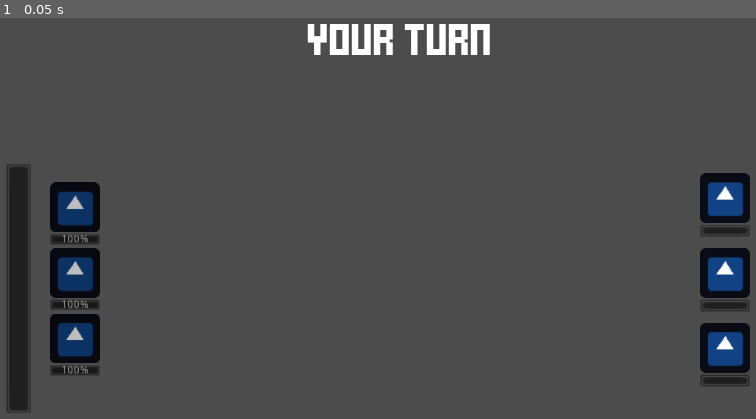
Above: before the commit, frame 1.
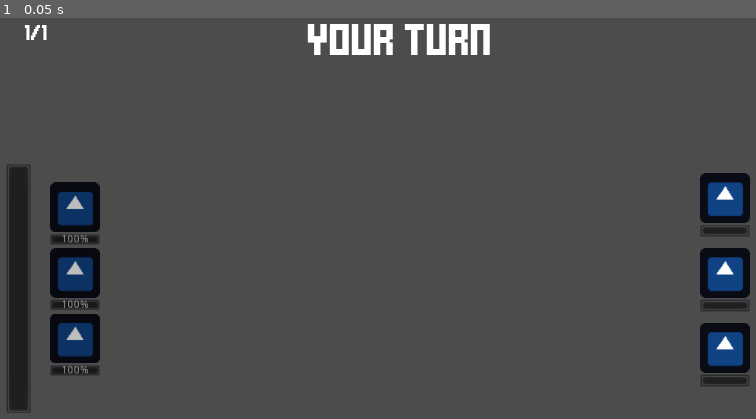
Above: after the commit, the same moment.

Repository: RogerRandomDev/card_combat
Game: Godot game, scene res://Assets/Scenes/Combat/combat_scene.tscn
Same seed, same stepped clock (60 frames per second), same inputs: the game is played once before the commit and once after it. Before the commit the project starts from res://Assets/Scenes/test.tscn. The engine's default icon, where the game draws it, is replaced by a stand-in: a white triangle on a blue panel in a dark square.
Inputs:
- Up to frame 1 (0.05 s): no input

The runs differ from the first frame. In frame 1, less than 0.1% of the frame differs, in the area x 3-7%, y 1-6%.

Commit message:
setting up for main gameplay

Diff:
--- a/turn-card-combat/Assets/Cards/Cards.gd
+++ b/turn-card-combat/Assets/Cards/Cards.gd
@@ -69,6 +69,7 @@
 		get_parent().get_parent().active_card = true
 		get_parent().get_parent().active_card_type = card_type
 		get_parent().get_parent().selected_card = self
+		get_parent().get_parent().update_active_particles(card_type)
 		select_card()
 	if Input.is_action_just_pressed("Rm"):
 		show_details()
--- a/turn-card-combat/Assets/Scenes/ALLY.tscn
+++ b/turn-card-combat/Assets/Scenes/Combat/ALLY.tscn
@@ -1,15 +1,26 @@
-[gd_scene load_steps=3 format=2]
+[gd_scene load_steps=4 format=2]
 
 [ext_resource path="res://icon.png" type="Texture" id=1]
 [ext_resource path="res://Assets/Scripts/ALLY.gd" type="Script" id=2]
 
-[node name="ALLY" type="Control" groups=[
-"HEALABLE",
-]]
+[sub_resource type="ParticlesMaterial" id=1]
+emission_shape = 5
+emission_ring_radius = 48.0
+emission_ring_inner_radius = 40.0
+emission_ring_height = 0.0
+flag_disable_z = true
+spread = 0.0
+gravity = Vector3( 0, 0, 0 )
+orbit_velocity = 0.1
+orbit_velocity_random = 0.5
+scale = 4.0
+
+[node name="ALLY" type="Control" groups=["HEALABLE"]]
 anchor_right = 1.0
 anchor_bottom = 1.0
 margin_right = -960.0
 margin_bottom = -536.0
+mouse_filter = 1
 script = ExtResource( 2 )
 __meta__ = {
 "_edit_use_anchors_": false
@@ -21,6 +32,13 @@
 texture = ExtResource( 1 )
 expand = true
 stretch_mode = 1
+
+[node name="CPUParticles2D" type="Particles2D" parent="Sprite"]
+show_behind_parent = true
+position = Vector2( 32, 32 )
+emitting = false
+amount = 96
+process_material = SubResource( 1 )
 
 [node name="Health" type="ProgressBar" parent="."]
 margin_top = 66.0
--- a/turn-card-combat/Assets/Scenes/test.tscn
+++ b/turn-card-combat/Assets/Scenes/Combat/combat_scene.tscn
@@ -1,23 +1,24 @@
-[gd_scene load_steps=9 format=2]
+[gd_scene load_steps=10 format=2]
 
-[ext_resource path="res://Assets/Scenes/test.gd" type="Script" id=1]
-[ext_resource path="res://Assets/Cards/Cards.tscn" type="PackedScene" id=2]
-[ext_resource path="res://Assets/Scripts/Resources.gd" type="Script" id=3]
+[ext_resource path="res://Assets/Scripts/Resources.gd" type="Script" id=1]
+[ext_resource path="res://Assets/Fonts/FFFFORWA.TTF" type="DynamicFontData" id=2]
+[ext_resource path="res://Assets/Cards/Cards.tscn" type="PackedScene" id=3]
 [ext_resource path="res://Assets/Scripts/Interaction.gd" type="Script" id=4]
-[ext_resource path="res://Assets/Scenes/Enemy.tscn" type="PackedScene" id=5]
-[ext_resource path="res://Assets/Fonts/FFFFORWA.TTF" type="DynamicFontData" id=6]
-[ext_resource path="res://Assets/Scenes/ALLY.tscn" type="PackedScene" id=7]
+[ext_resource path="res://Assets/Scenes/Combat/test.gd" type="Script" id=5]
+[ext_resource path="res://Assets/Scenes/Combat/ALLY.tscn" type="PackedScene" id=6]
+[ext_resource path="res://Assets/Scenes/Combat/Enemy.tscn" type="PackedScene" id=7]
+[ext_resource path="res://Assets/Fonts/Font_Basic.tres" type="DynamicFont" id=8]
 
 [sub_resource type="DynamicFont" id=1]
 size = 32
 outline_color = Color( 0, 0, 0, 1 )
-font_data = ExtResource( 6 )
+font_data = ExtResource( 2 )
 
 [node name="Combat" type="Node2D"]
-script = ExtResource( 1 )
-card_scene = ExtResource( 2 )
-enemy_scene = ExtResource( 5 )
-ally_scene = ExtResource( 7 )
+script = ExtResource( 5 )
+card_scene = ExtResource( 3 )
+enemy_scene = ExtResource( 7 )
+ally_scene = ExtResource( 6 )
 
 [node name="Cards" type="HBoxContainer" parent="."]
 visible = false
@@ -62,6 +63,14 @@
 custom_fonts/font = SubResource( 1 )
 text = "YOUR TURN"
 align = 1
+
+[node name="Round" type="Label" parent="Resources"]
+margin_left = 32.0
+margin_top = 16.0
+margin_right = 72.0
+margin_bottom = 38.0
+custom_fonts/font = ExtResource( 8 )
+text = "0/3"
 
 [node name="Interaction" type="Control" parent="."]
 margin_bottom = 600.0
@@ -116,5 +125,13 @@
 
 [node name="Tween" type="Tween" parent="."]
 
+[node name="win_screen" type="Control" parent="."]
+visible = false
+margin_right = 1024.0
+margin_bottom = 600.0
+__meta__ = {
+"_edit_use_anchors_": false
+}
+
 [connection signal="timeout" from="check_cards" to="." method="_on_check_cards_timeout"]
 [connection signal="timeout" from="attack_timer" to="." method="_on_attack_timer_timeout"]
--- a/turn-card-combat/Assets/Scenes/test.gd
+++ b/turn-card-combat/Assets/Scenes/Combat/test.gd
@@ -18,8 +18,12 @@
 var active_card_type = 0
 var selected_card = null
 var in_attack = false
+
+export var round_count = 0
+var cur_round = 0
 # Called when the node enters the scene tree for the first time.
 func _ready():
+	$Resources/Round.text = str(cur_round+1)+"/"+str(round_count+1)
 	$Resources/Energy.max_value = ally_count
 	$Resources/Energy.value = ally_count
 	randomize()
@@ -78,6 +82,8 @@
 	if !can_do_again:
 		cur_enemy = 0
 		$Cards.hide()
+		for ally in $Interaction/Allies.get_children():
+			ally.get_node("Sprite/CPUParticles2D").emitting = false
 		$Resources/cur_turn.text = "ENEMY'S TURN"
 		$Resources.set_energy(enemy_count)
 		$attack_timer.start()
@@ -91,13 +97,13 @@
 
 	var target_ally = round(rand_range(0,ally_count-1))
 	var target_enemy = null
+	if enemy_count == 0:
+		new_round()
+		return
 	for enemy in $Interaction/Enemies.get_children():
 		if enemy.get_hp() < enemy.get_max_hp()/rand_range(2.5,5.0):
 			target_enemy = enemy;break
 	$Tween.start()
-	if enemy_count == 0:
-		new_round()
-		return
 	if $Interaction/Enemies.get_child(cur_enemy).get_hp() < $Interaction/Enemies.get_child(cur_enemy).get_max_hp()/rand_range(1.0,2.0) && rand_range(0.0,5.0) > 4.0:
 		target_enemy = $Interaction/Enemies.get_child(cur_enemy)
 
@@ -161,6 +167,12 @@
 func new_round():
 	$Resources/cur_turn.text = "YOUR TURN"
 	$Resources.set_energy(ally_count)
+	cur_round+=1
+	$Resources/Round.text = str(cur_round+1)+"/"+str(round_count+1)
+	if cur_round <= round_count:
+		load_enemies_for_round()
+	else:
+		$Resources/cur_turn.text = "VICTORY"
 	redo_foil()
 func update_card_foils(foiling):
 	for card in $Cards.get_children():
@@ -169,3 +181,12 @@
 	for ally in $Interaction/Allies.get_children():
 		ally.shielded = false
 		ally.shielded_amount = 1.0
+func update_active_particles(type):
+	if active_ally==null:return
+	active_ally.get_node("Sprite/CPUParticles2D").process_material.color = Color(int(type==0),int(type==1),int(type==2),1.0)
+	active_ally.get_node("Sprite/CPUParticles2D").emitting = true
+func load_enemies_for_round():
+	enemy_count = 3
+	for enemy in 3:
+		var en = enemy_scene.instance()
+		$Interaction/Enemies.add_child(en)
--- a/turn-card-combat/Assets/Scripts/ALLY.gd
+++ b/turn-card-combat/Assets/Scripts/ALLY.gd
@@ -1,7 +1,7 @@
 extends Control
 
 
-const floaty_text = preload("res://Assets/Scenes/floaty_text.tscn")
+const floaty_text = preload("res://Assets/Scenes/Combat/floaty_text.tscn")
 
 var max_health = 100
 var health = 100
@@ -27,7 +27,7 @@
 
 func hurt(val):
 	val = round(val*get_shielded_rate())
-	if cards_foiled[2]:val = 0.0
+	if cards_foiled[2] && shielded:val = 0.0
 	$Tween.interpolate_property($Sprite,"rect_position",$Sprite.rect_position,Vector2(16,0),0.25,Tween.TRANS_LINEAR)
 	$Tween.interpolate_property($Sprite,"modulate",$Sprite.modulate,Color(1.0,0.5,0.5,1.0),0.25,Tween.TRANS_LINEAR)
 	$Tween.start()
@@ -43,6 +43,9 @@
 	$Tween.start()
 	$Tween.disconnect("tween_all_completed",self,"hurt_finish")
 	$Health.value = max(min(max_health,val),0)
+	if val <= 0:
+		get_parent().get_parent().get_parent().ally_count -= 1
+		self.queue_free()
 func heal(val):
 	$Tween.interpolate_property($Sprite,"modulate",$Sprite.modulate,Color(0.5,1.0,0.5,1.0),0.25,Tween.TRANS_LINEAR)
 	$Tween.start()
@@ -70,9 +73,11 @@
 func _input(_event):
 	if Input.is_action_pressed("Lm") && !get_parent().get_parent().get_parent().hovering_ally == self && get_local_mouse_position().length() < 256:
 		get_parent().get_parent().get_parent().return_cards_to_hand()
+		if !used:get_node("Sprite/CPUParticles2D").emitting = false
 		reset_size()
-		if get_parent().get_parent().get_parent().hovering_ally == null:
+		if get_parent().get_parent().get_parent().hovering_ally == null || get_parent().get_parent().get_parent().hovering_ally.used:
 			get_parent().get_parent().get_parent().active_ally = null
+			get_parent().get_parent().get_parent().return_cards_to_hand()
 			var time = Timer.new()
 			time.wait_time = 0.25*(int(get_parent().get_parent().get_parent().selected_card != null)+int(!get_parent().get_parent().get_parent().get_node("Cards").visible)+0.01)
 			add_child(time)
@@ -82,9 +87,13 @@
 			get_parent().get_parent().get_parent().active_ally = null
 			get_parent().get_parent().get_parent().selected_card = null
 		else:
+			get_parent().get_parent().get_parent().return_cards_to_hand()
 			get_parent().get_parent().get_parent().hovering_ally.show_on_top = true
+			get_parent().get_parent().get_parent().active_ally = get_parent().get_parent().get_parent().hovering_ally
+			get_parent().get_parent().get_parent().active_ally.select_self()
 		get_parent().get_parent().get_parent().get_node("Card_Effect/Particles2D").emitting = false
 		reset_size()
+
 
 	if Input.is_action_just_pressed("Lm") && show_on_top && !used:
 
@@ -108,13 +117,20 @@
 		cards_foiled[card] = rand_range(0.0,1.0) > 0.75
 
 
-func reset_size():
+func reset_size(do_timer = false):
 	$Tween.interpolate_property($Sprite,"rect_scale",$Sprite.rect_scale,Vector2(1,1),0.125,Tween.TRANS_LINEAR)
 	$Tween.interpolate_property($Sprite,"rect_position",$Sprite.rect_position,Vector2(0,0),0.125,Tween.TRANS_LINEAR)
 	$Tween.start()
+	if do_timer:
+		var time = Timer.new()
+		time.wait_time = 0.25*(int(get_parent().get_parent().get_parent().selected_card != null)+int(!get_parent().get_parent().get_parent().get_node("Cards").visible)+0.01)
+		add_child(time)
+		time.name = "a"
+		time.connect("timeout",self,"hide_cards",[time])
+		time.start()
 func hide_cards(timer):
 	timer.queue_free()
-	if get_parent().get_parent().get_parent().active_ally != null:return
+	if get_parent().get_parent().get_parent().active_ally != null && get_parent().get_parent().get_parent().hovering_ally != null:return
 	get_parent().get_parent().get_parent().get_node("Cards").hide()
 	get_parent().get_parent().get_parent().selected_card = null
 func shield(immune):
@@ -124,3 +140,12 @@
 	if shielded:
 		return rand_range(0.0,0.5)*(shielded_amount)
 	return 1.0
+func select_self():
+	get_parent().get_parent().get_parent().get_node("Cards").show()
+	if get_parent().get_parent().get_parent().active_ally != self:
+		get_parent().get_parent().get_parent().selected_card = null
+	get_parent().get_parent().get_parent().active_ally = self
+	$Tween.interpolate_property($Sprite,"rect_scale",$Sprite.rect_scale,Vector2(1.5,1.5),0.125,Tween.TRANS_LINEAR)
+	$Tween.interpolate_property($Sprite,"rect_position",$Sprite.rect_position,Vector2(-16,-16),0.125,Tween.TRANS_LINEAR)
+	$Tween.start()
+	get_parent().get_parent().get_parent().update_card_foils(cards_foiled)
--- a/turn-card-combat/Assets/Scripts/Enemy.gd
+++ b/turn-card-combat/Assets/Scripts/Enemy.gd
@@ -3,7 +3,7 @@
 
 
 var in_attack = false
-const floaty_text = preload("res://Assets/Scenes/floaty_text.tscn")
+const floaty_text = preload("res://Assets/Scenes/Combat/floaty_text.tscn")
 
 
 func get_hp():
--- a/turn-card-combat/project.godot
+++ b/turn-card-combat/project.godot
@@ -11,7 +11,7 @@
 [application]
 
 config/name="turn-card-combat"
-run/main_scene="res://Assets/Scenes/test.tscn"
+run/main_scene="res://Assets/Scenes/Combat/combat_scene.tscn"
 config/icon="res://icon.png"
 
 [autoload]
Renamed: turn-card-combat/Assets/Scenes/Enemy.tscn -> turn-card-combat/Assets/Scenes/Combat/Enemy.tscn
Not shown: 1 places in turn-card-combat/Assets/Scenes/Combat/combat_scene.tscn that only renumber resources
Not shown: 1 places in turn-card-combat/Assets/Scenes/Combat/floaty_text.tscn that only renumber resources
